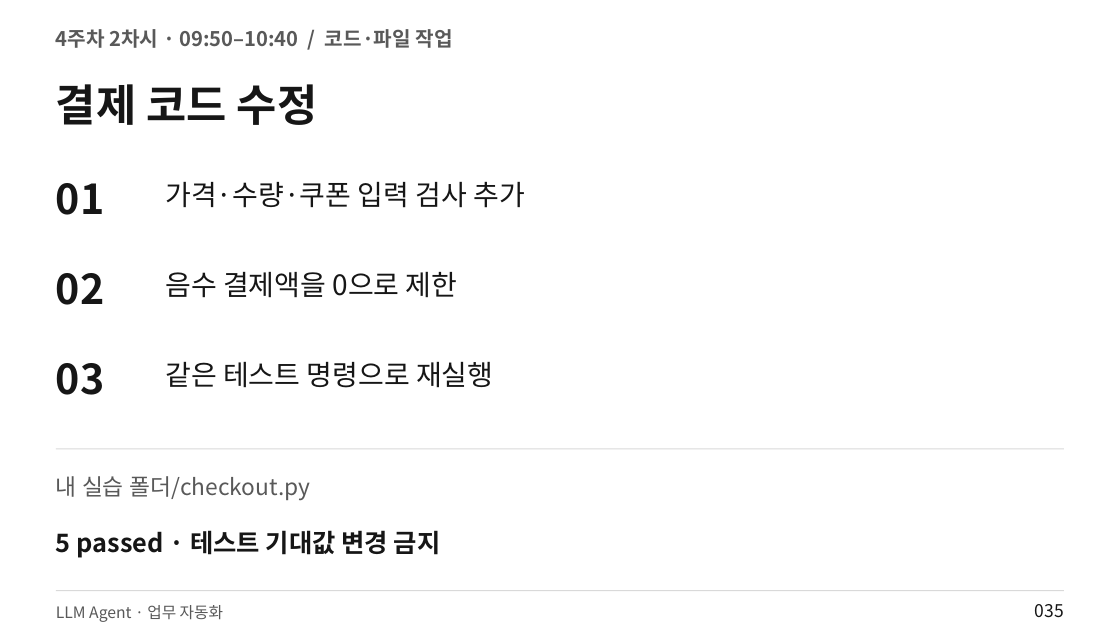
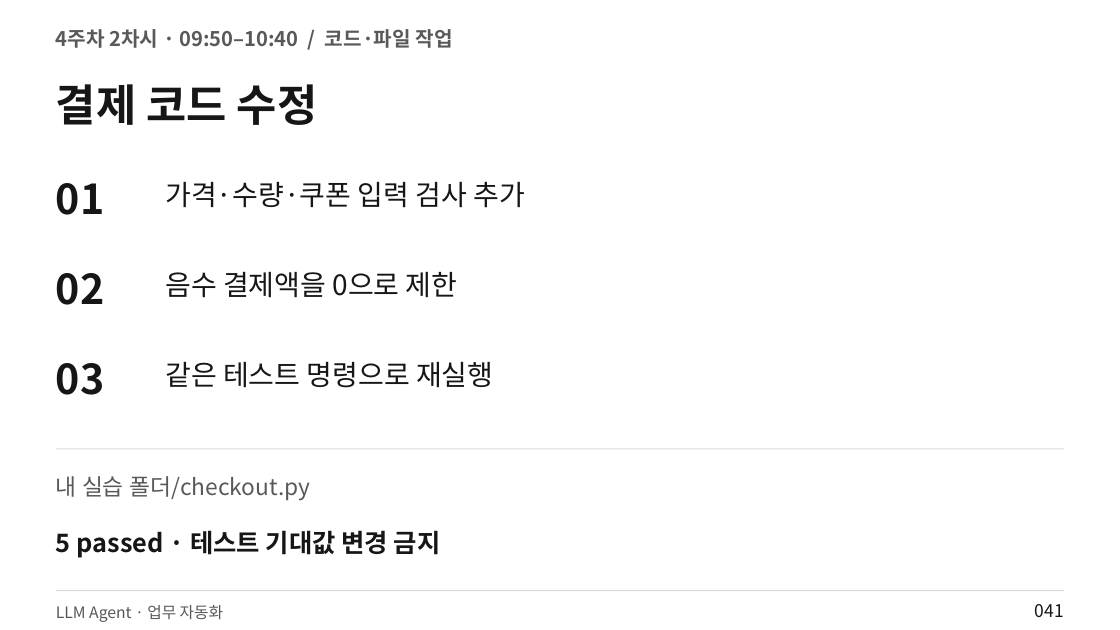
Before and after one commit to smilesjcha/llm-agent-and-workflow-automation, a slide deck: slide 41 of slides/IPA_LLM_Agent_업무자동화_Day4_2026_PR_DOCUMENT.pptx (slide 35 before the commit). Drawn at 1120x630 pixels with LibreOffice and Linux fonts; fonts in the diff are those of the drawing. Boxes give left, top, right and bottom in pixels: in the first picture for what was removed or moved away, otherwise in the second. Text is boxed around its words. In the diff, an @@ line names an element or a change of style, - is before the commit and + after.

```diff
--- a/slides/IPA_LLM_Agent_업무자동화_Day4_2026_PR_DOCUMENT.pptx
+++ b/slides/IPA_LLM_Agent_업무자동화_Day4_2026_PR_DOCUMENT.pptx
@@ text at box(1035, 604, 1064, 617): text changed @@
-035
+041
```
Also in this commit, not shown: 131 other slides changed, 55 slides added, 6 other files.
